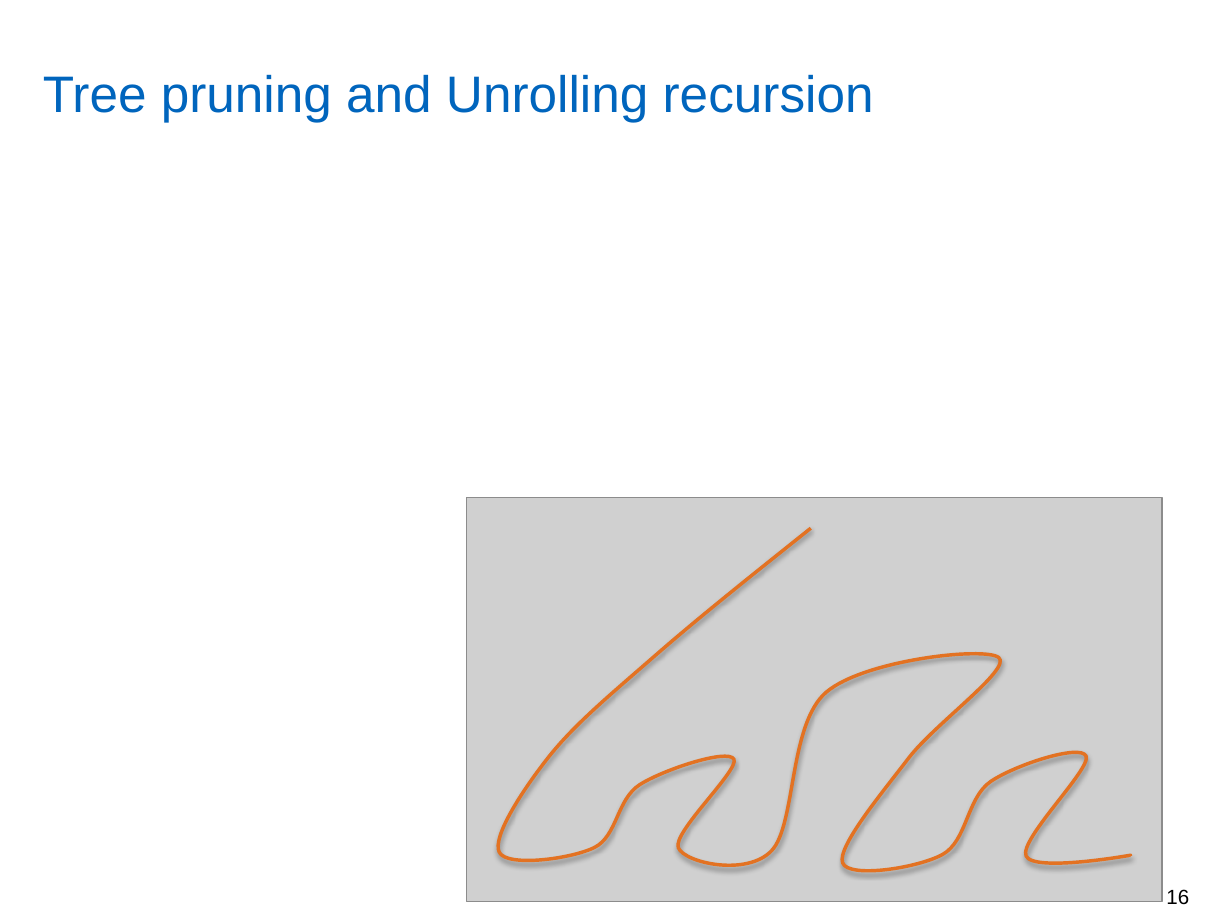
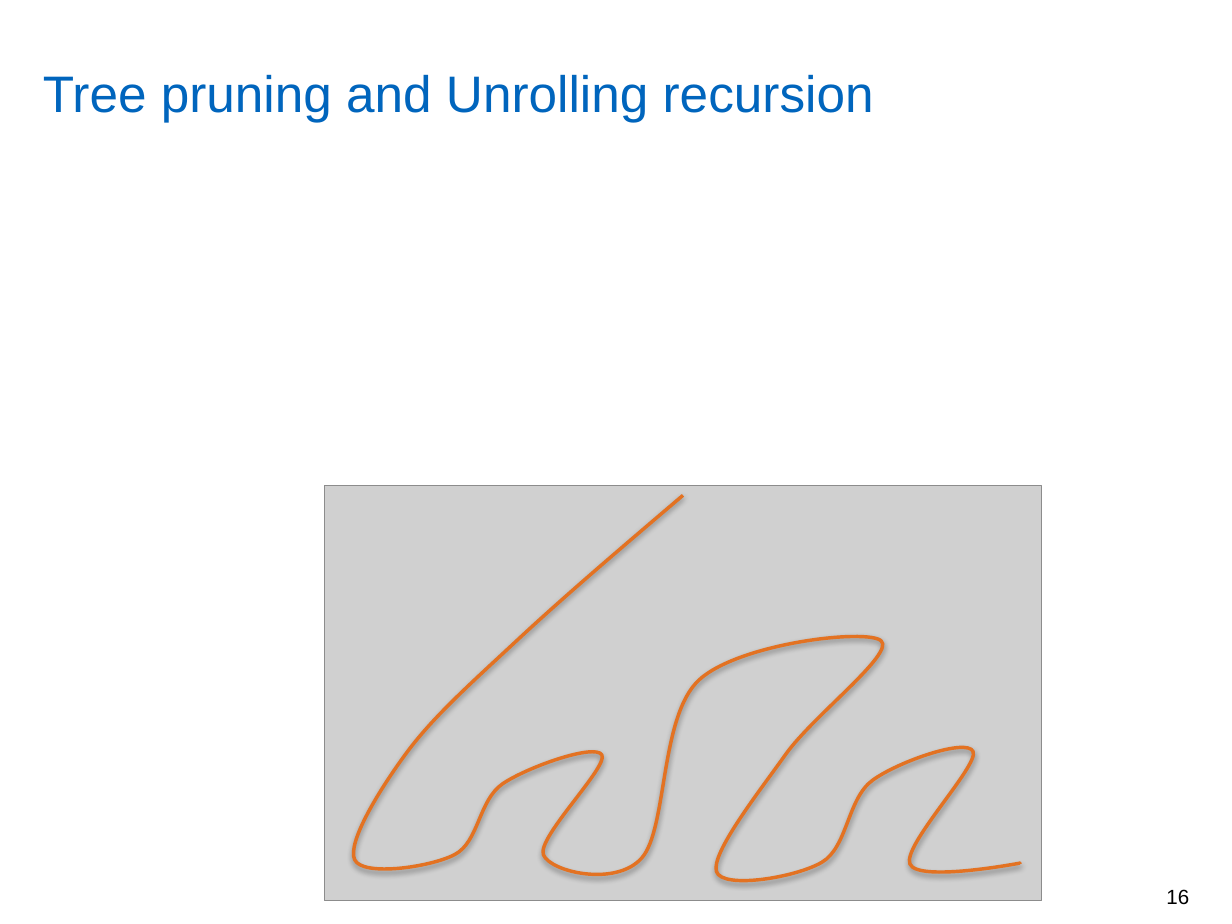
Before and after one commit to yadhu1961/thesis_5GPolorCodes, a slide deck: slide 16 of final_presentation/finalPpt1.1.pptx. Drawn at 1232x924 pixels with LibreOffice and Linux fonts; fonts in the diff are those of the drawing; grey boxes stand for pictures; background and template pictures are left out. Boxes give left, top, right and bottom in pixels: in the first picture for what was removed or moved away, otherwise in the second. Text is boxed around its words. In the diff, an @@ line names an element or a change of style, - is before the commit and + after.

```diff
--- a/final_presentation/finalPpt1.1.pptx
+++ b/final_presentation/finalPpt1.1.pptx
@@ picture: place and size @@
-picture at (467,498,1163,902)
+picture at (324,485,1041,901)
@@ freeform shape: place and size @@
-freeform shape at (498,529,1130,871)
+freeform shape at (354,495,1020,881)
```
Also in this commit, not shown: 13 other slides changed, 2 other files.
